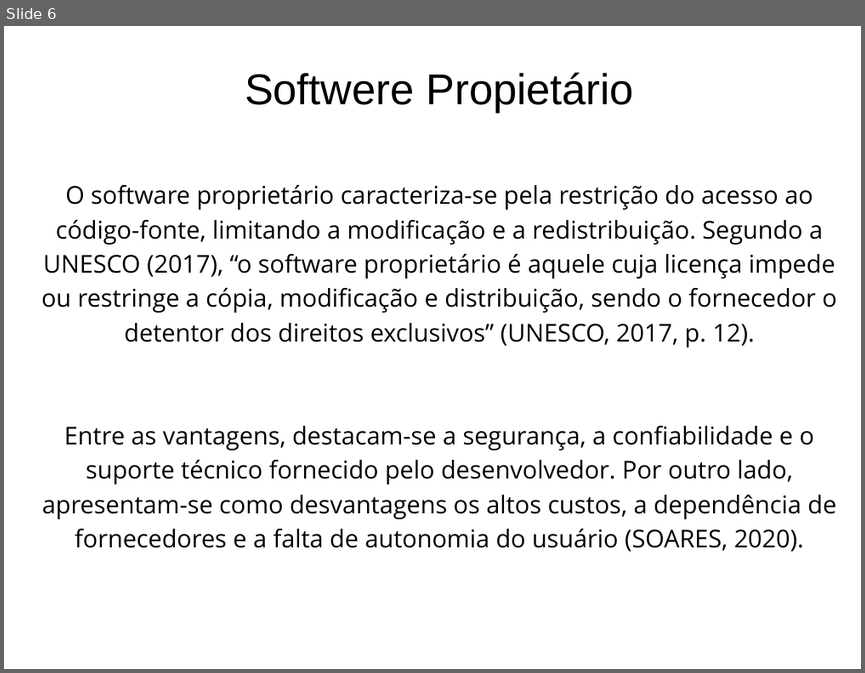
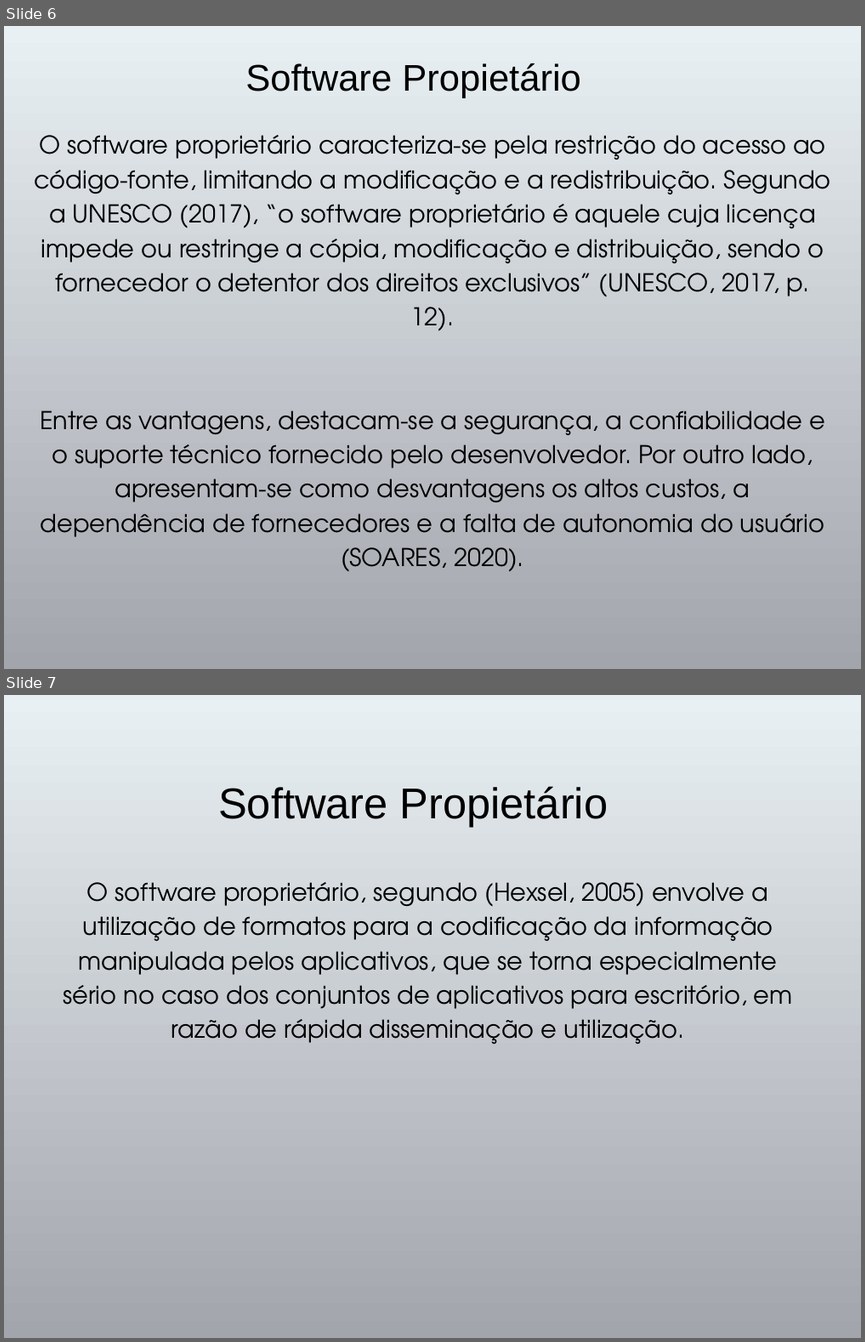
Before and after one commit to ETECVAV-C1-Amadores/Trabalho-Licenciamento-de-Software, a slide deck: Slide-do-Licenciamento.pptx. Shown one above the other, each under a label of ours: slide 6 before the commit, slides 6 and 7 after it. The pictures are 865x673 and 865x1342 pixels, drawn with LibreOffice and Linux fonts; fonts in the diff are those of the drawing; background and template pictures are left out. Boxes give left, top, right and bottom in pixels: in the first picture for what was removed or moved away, otherwise in the second. Text is boxed around its words. In the diff, an @@ line names an element or a change of style, - is before the commit and + after.

```diff
--- a/Slide-do-Licenciamento.pptx
+++ b/Slide-do-Licenciamento.pptx
@@ slide 7 added at [4,695,861,1338], background picture (left out) @@
@@ text added at [218,786,608,828], 38.5 pt, text #000000 @@
+Software Propietário
@@ text added at [63,882,793,1043], 22 pt, text #000000 @@
+O software proprietário, segundo (Hexsel, 2005) envolve a utilização de formatos para a codificação da informação manipulada pelos aplicativos, que se torna especialmente sério no caso dos conjuntos de aplicativos para escritório, em razão de rápida disseminação e utilização.
@@ slide 6 changed as well @@
@@ background #FFFFFF to gradient #E9F0F3 to #A2A5AC @@
@@ text at [245,63,581,98]: text changed; size 38.5 to 33.2 pt @@
-Softwere Propietário
+Software Propietário
@@ text "O software proprietário caracteriza-se pela ...": place and size @@
-text "O software proprietário caracteriza-se pela ..." at [41,185,836,551]
+text "O software proprietário caracteriza-se pela ..." at [34,135,831,572]
@@ text "O software proprietário caracteriza-se pela ..." at [34,135,831,572]: font Open Sans to TeX Gyre Adventor @@
```
Also in this commit, not shown: 8 other slides changed, 2 other slides added.
